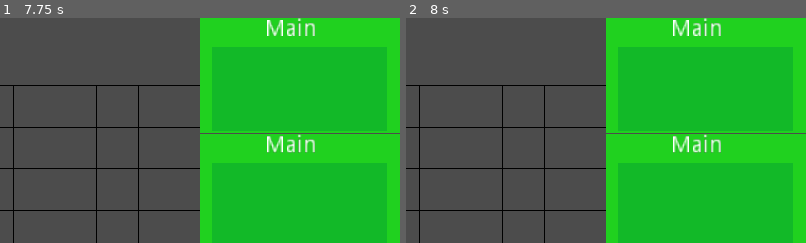
Above: before the commit, frames 1-2 (left to right).
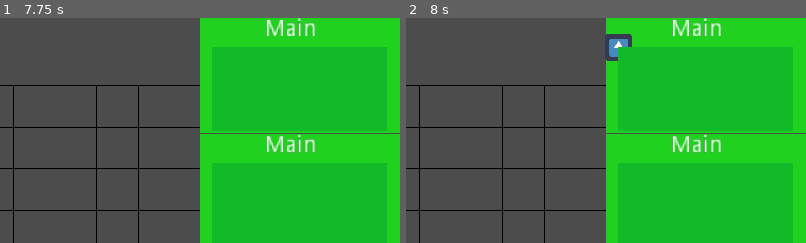
Above: after the commit, the same moments.

Repository: The-Koopalings/Flee_The_Factory
Game: Godot game, scene res://Scenes/Level_Components/LevelTemplate.tscn
The game is run twice, just before and just after one commit, with the same random seed, the same clock (stepped at 60 frames per second) and the same inputs. The engine's default icon, where the game draws it, is replaced by a stand-in: a white triangle on a blue panel in a dark square.
Inputs (mouse positions are % of the whole screen's width and height, from its top left):
- Up to frame 1 (7.75 s): click "Restart" at 0.5 s; click "Restart" at 1.25 s; click "Restart" at 2 s; click "2x Speed" at 2.75 s; click "RUN" at 3.5 s; click (5, 6) at 4.25 s; tap Enter at 5 s; drag from (5, 93) to (13, 20) at 5.02 s; drag from (5, 93) to (13, 20) at 5.77 s; move the mouse to (10, 92) at 6.52 s; hold Right (ui_right) 6.53-7.25 s; click (10, 92) at 6.67 s; tap Space at 7.25 s; drag from (10, 92) to (88, 16) at 7.27 s
- Up to frame 2 (8 s): no input
The pictures show only the part of the screen within x 50-100%, y 0-50%; the shares and areas given below are measured in that part.

Frame 1 is identical in both runs. In frame 2, 0.6% of the frame differs, in the area x 50-57%, y 7-20%.

Commit message:
Fix CodeBlocks position to all start from (0,0)

Diff:
--- a/Scenes/Level_Components/Code_Blocks/CallFunction.tscn
+++ b/Scenes/Level_Components/Code_Blocks/CallFunction.tscn
@@ -8,7 +8,6 @@
 extents = Vector2( 29.5, 28.5 )
 
 [node name="FunctionBlock" type="Area2D"]
-position = Vector2( 1235, 642 )
 script = ExtResource( 1 )
 __meta__ = {
 "_edit_group_": true
--- a/Scenes/Level_Components/Code_Blocks/Forward.tscn
+++ b/Scenes/Level_Components/Code_Blocks/Forward.tscn
@@ -8,7 +8,6 @@
 extents = Vector2( 29.5, 28.5 )
 
 [node name="Forward" type="Area2D"]
-position = Vector2( 872, 491 )
 script = ExtResource( 1 )
 __meta__ = {
 "_edit_group_": true
--- a/Scenes/Level_Components/Code_Blocks/Interact.tscn
+++ b/Scenes/Level_Components/Code_Blocks/Interact.tscn
@@ -8,7 +8,7 @@
 extents = Vector2( 29.5, 28.5 )
 
 [node name="Interact" type="Area2D"]
-position = Vector2( 901, 483 )
+position = Vector2( 8, 0 )
 script = ExtResource( 1 )
 __meta__ = {
 "_edit_group_": true
--- a/Scenes/Level_Components/Code_Blocks/RotateLeft.tscn
+++ b/Scenes/Level_Components/Code_Blocks/RotateLeft.tscn
@@ -8,7 +8,6 @@
 extents = Vector2( 29.5, 28.5 )
 
 [node name="RotateLeft" type="Area2D"]
-position = Vector2( 1193, 536 )
 script = ExtResource( 1 )
 __meta__ = {
 "_edit_group_": true
--- a/Scenes/Level_Components/Code_Blocks/RotateRight.tscn
+++ b/Scenes/Level_Components/Code_Blocks/RotateRight.tscn
@@ -8,7 +8,7 @@
 extents = Vector2( 29.5, 28.5 )
 
 [node name="RotateRight" type="Area2D"]
-position = Vector2( 848, 431 )
+position = Vector2( -7, 0 )
 script = ExtResource( 1 )
 __meta__ = {
 "_edit_group_": true
--- a/Scripts/Level_Components/FunctionContainer.gd
+++ b/Scripts/Level_Components/FunctionContainer.gd
@@ -33,8 +33,10 @@
 
 
 func _on_FunctionBlockArea_input_event(viewport, event, shape_idx):
+	#If dropped codeblock onto this grid
 	if event is InputEventMouseButton and (event.button_index == BUTTON_LEFT and !event.pressed):
 		var child = null
+		#Check for valid codeblock
 		match CodeBlock.name:
 			"Forward":
 				child = Forward.instance()
@@ -43,5 +45,7 @@
 			"RotateRight":
 				child = RotateRight.instance()
 
+		#Add codeblock node to tree
 		add_child(child)
+		print(get_child(0).position)
 		print("DROPPED " + CodeBlock.name + " in " + name)
